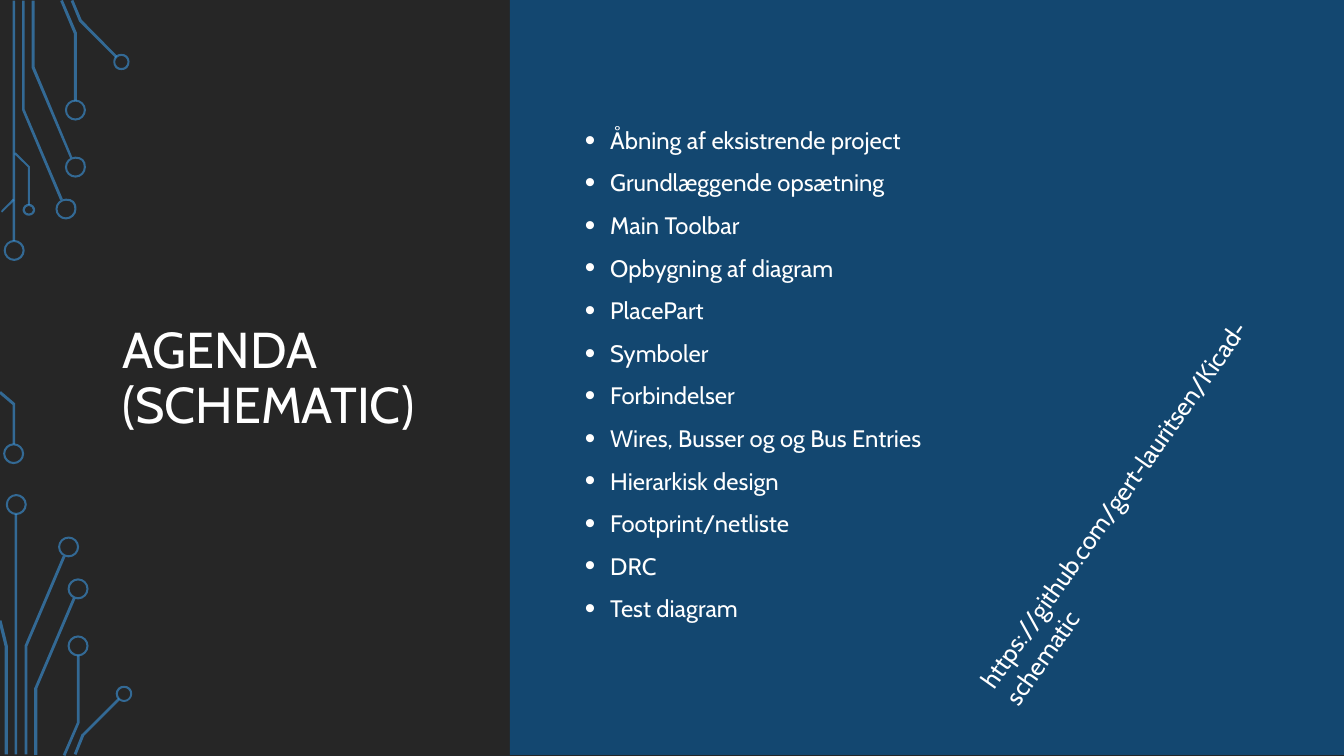
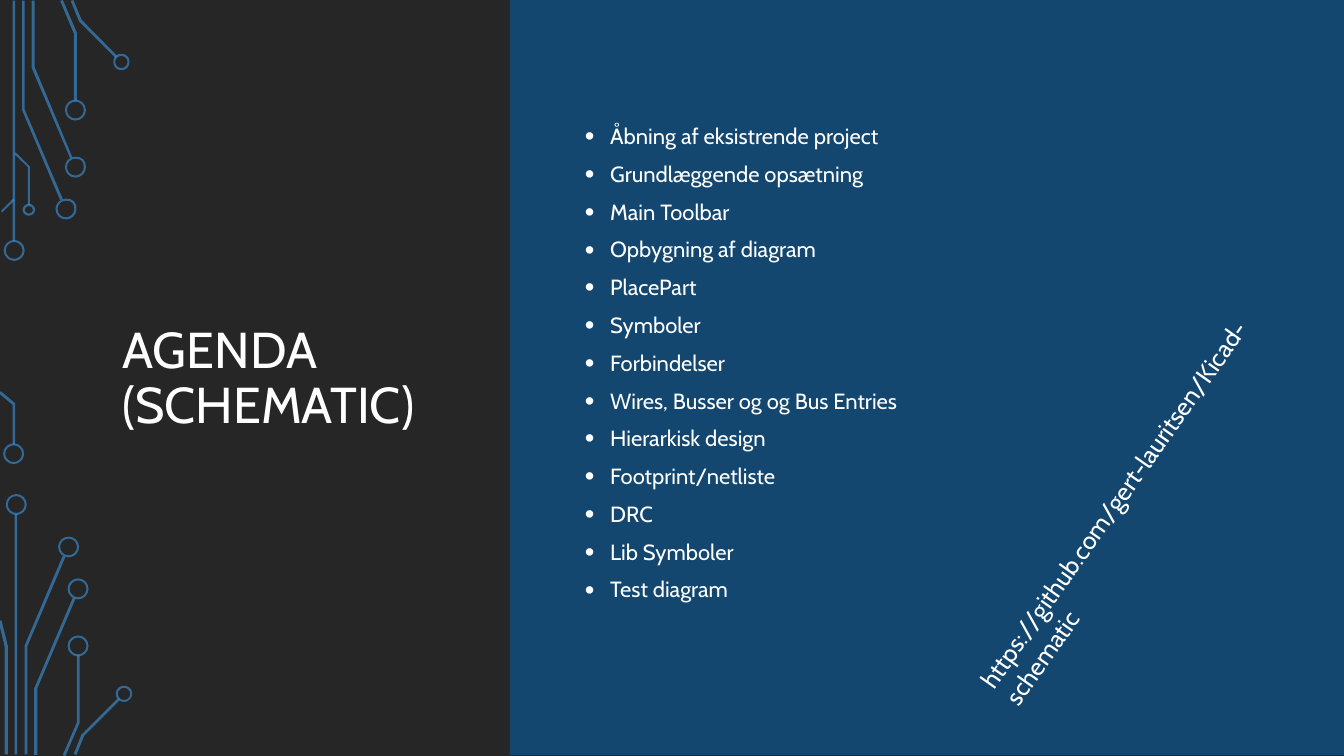
Before and after one commit to gert-lauritsen/Kicad-schematic, a slide deck: slide 2 of Kicad Schematic.pptx. Drawn at 1344x756 pixels with LibreOffice and Linux fonts; fonts in the diff are those of the drawing; background and template pictures are left out. Boxes give left, top, right and bottom in pixels: in the first picture for what was removed or moved away, otherwise in the second. Text is boxed around its words. In the diff, an @@ line names an element or a change of style, - is before the commit and + after.

```diff
--- a/Kicad Schematic.pptx
+++ b/Kicad Schematic.pptx
@@ text at [610, 125, 897, 603]: size 17 to 15.7 pt; line spacing 1 to 0.9 @@
@@ text at [610, 543, 734, 566]: paragraph added @@
+• Lib Symboler
```
Also in this commit, not shown: 1 other slide changed, 1 slide added.
